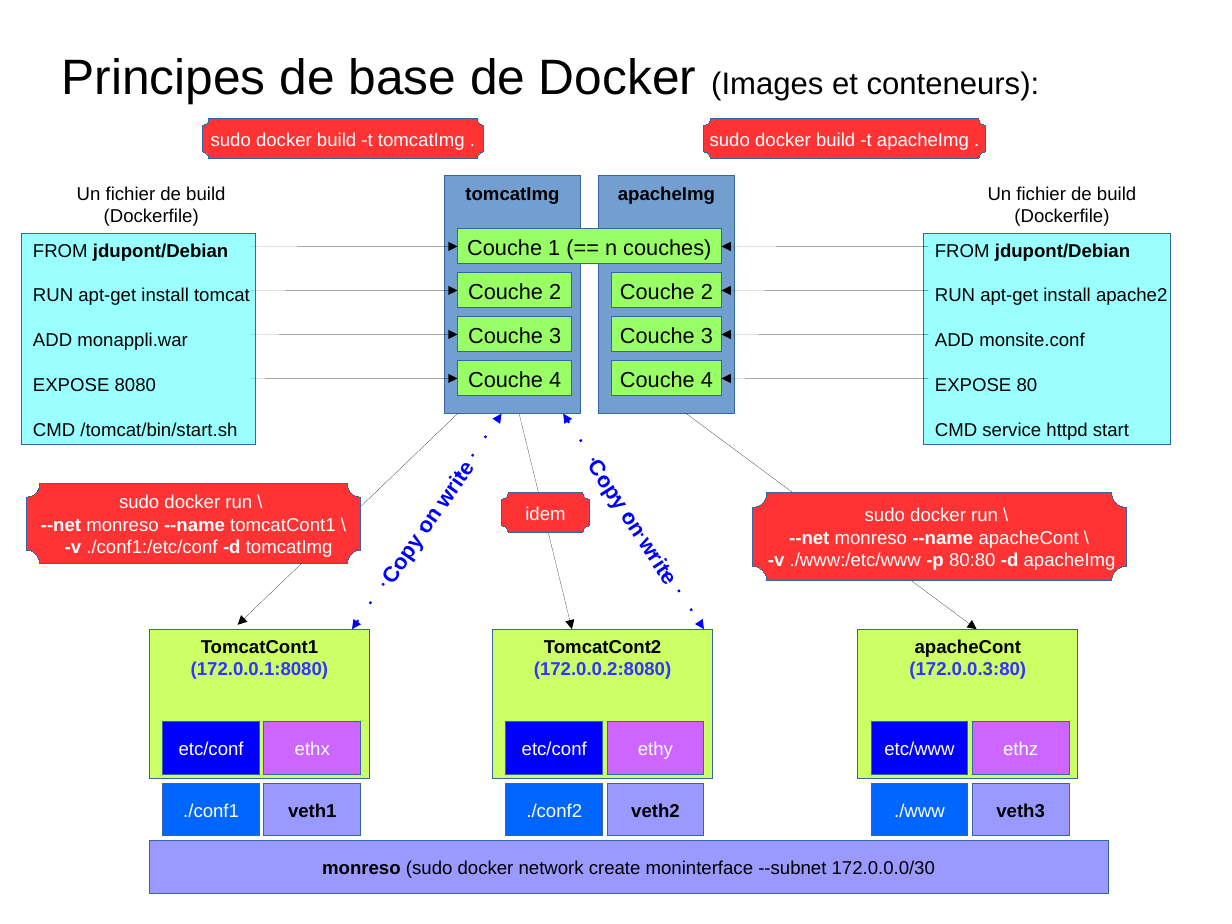
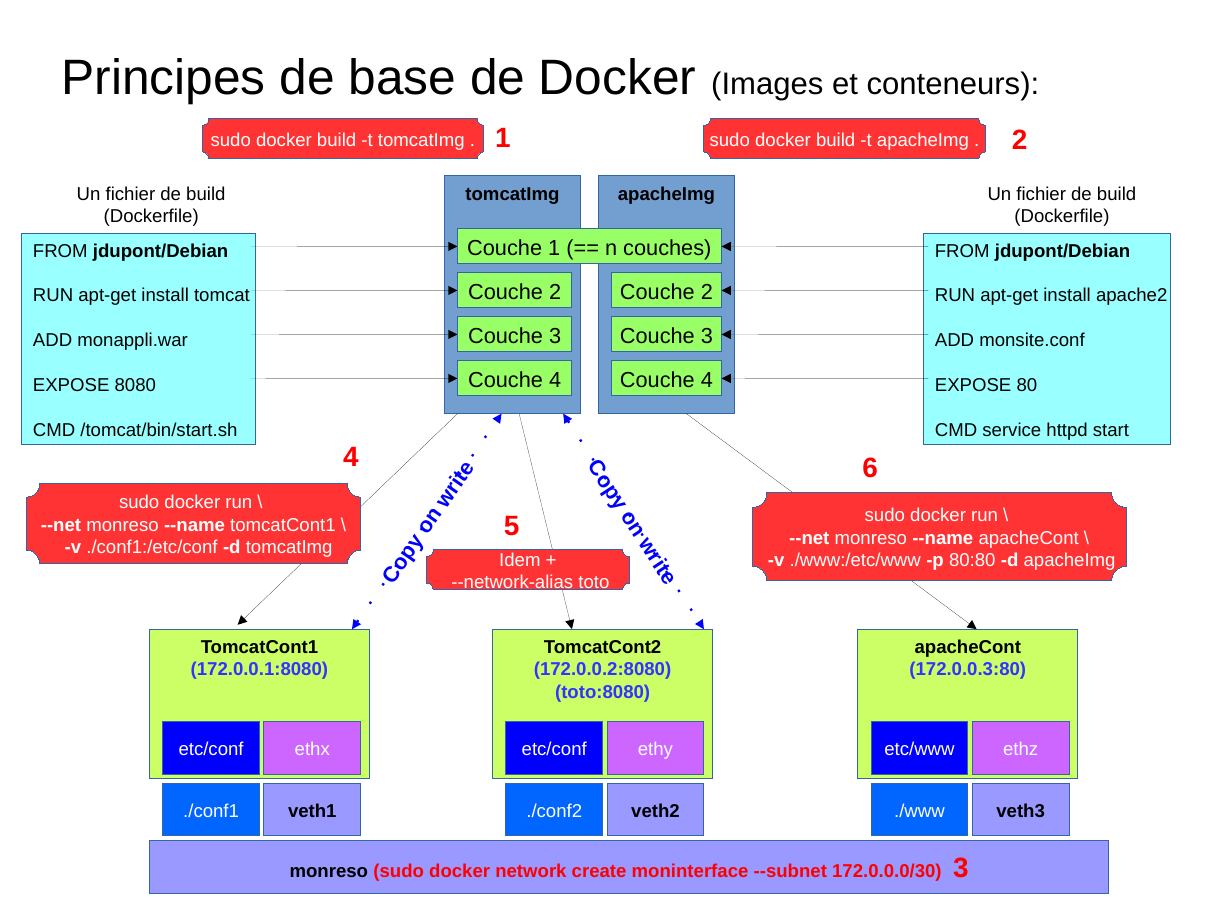
Before and after one commit to charleshuber/4t, a slide deck: slide 8 of presentation_smb215.odp. Drawn at 1232x924 pixels with LibreOffice and Linux fonts; fonts in the diff are those of the drawing. Boxes give left, top, right and bottom in pixels: in the first picture for what was removed or moved away, otherwise in the second. Text is boxed around its words. In the diff, an @@ line names an element or a change of style, - is before the commit and + after.

```diff
--- a/presentation_smb215.odp
+++ b/presentation_smb215.odp
@@ text added at bbox=[495, 127, 511, 147], 18 pt, text #FF0000, bold @@
+1
@@ text added at bbox=[1012, 129, 1028, 149], 18 pt, text #FF0000, bold @@
+2
@@ text added at bbox=[343, 446, 359, 466], 18 pt, text #FF0000, bold @@
+4
@@ text added at bbox=[862, 457, 878, 478], 18 pt, text #FF0000, bold @@
+6
@@ freeform shape removed at bbox=[502, 493, 590, 532] @@
-idem
@@ text added at bbox=[504, 515, 520, 536], 18 pt, text #FF0000, bold @@
+5
@@ freeform shape added at bbox=[427, 550, 629, 589], fill #FF3333, outline #3465A4 0 pt, 12 pt, text #FFFFFF @@
+Idem +
+--network-alias toto
@@ text in rectangle at bbox=[555, 684, 650, 702]: paragraph added @@
+(toto:8080)
@@ text in rectangle at bbox=[290, 857, 969, 881]: text changed; text colour #000000 to #FF0000; bold on @@
-monreso (sudo docker network create moninterface --subnet 172.0.0.0/30
+monreso (sudo docker network create moninterface --subnet 172.0.0.0/30) 3
```
Also in this commit, not shown: 8 other slides changed, 3 slides added, 2 slides removed, 1 other file.
